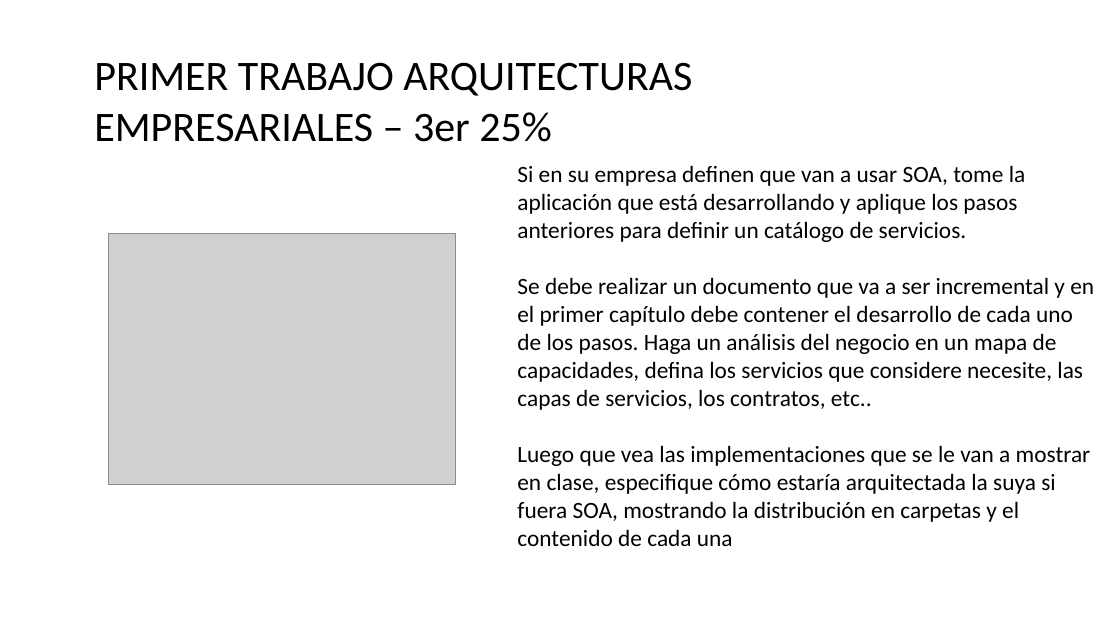
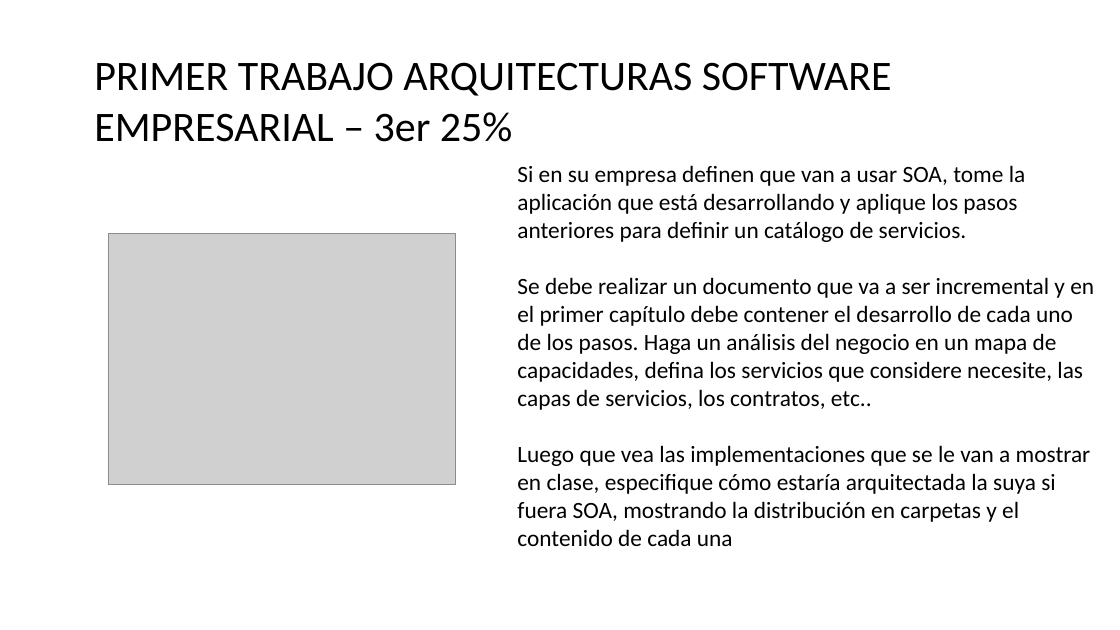
Before and after one commit to CesarLopez-Profe/Arquitectura-de-Software, a slide deck: slide 20 of Slides/7_SOA_metdologia_cf.pptx. Drawn at 1120x630 pixels with LibreOffice and Linux fonts; fonts in the diff are those of the drawing; grey boxes stand for pictures; background and template pictures are left out. Boxes give left, top, right and bottom in pixels: in the first picture for what was removed or moved away, otherwise in the second. Text is boxed around its words. In the diff, an @@ line names an element or a change of style, - is before the commit and + after.

```diff
--- a/Slides/7_SOA_metdologia_cf.pptx
+++ b/Slides/7_SOA_metdologia_cf.pptx
@@ text at [94,62,892,142]: text changed @@
-PRIMER TRABAJO ARQUITECTURAS EMPRESARIALES – 3er 25%
+PRIMER TRABAJO ARQUITECTURAS SOFTWARE EMPRESARIAL – 3er 25%
```
Also in this commit, not shown: 2 slides added, 3 other files.
